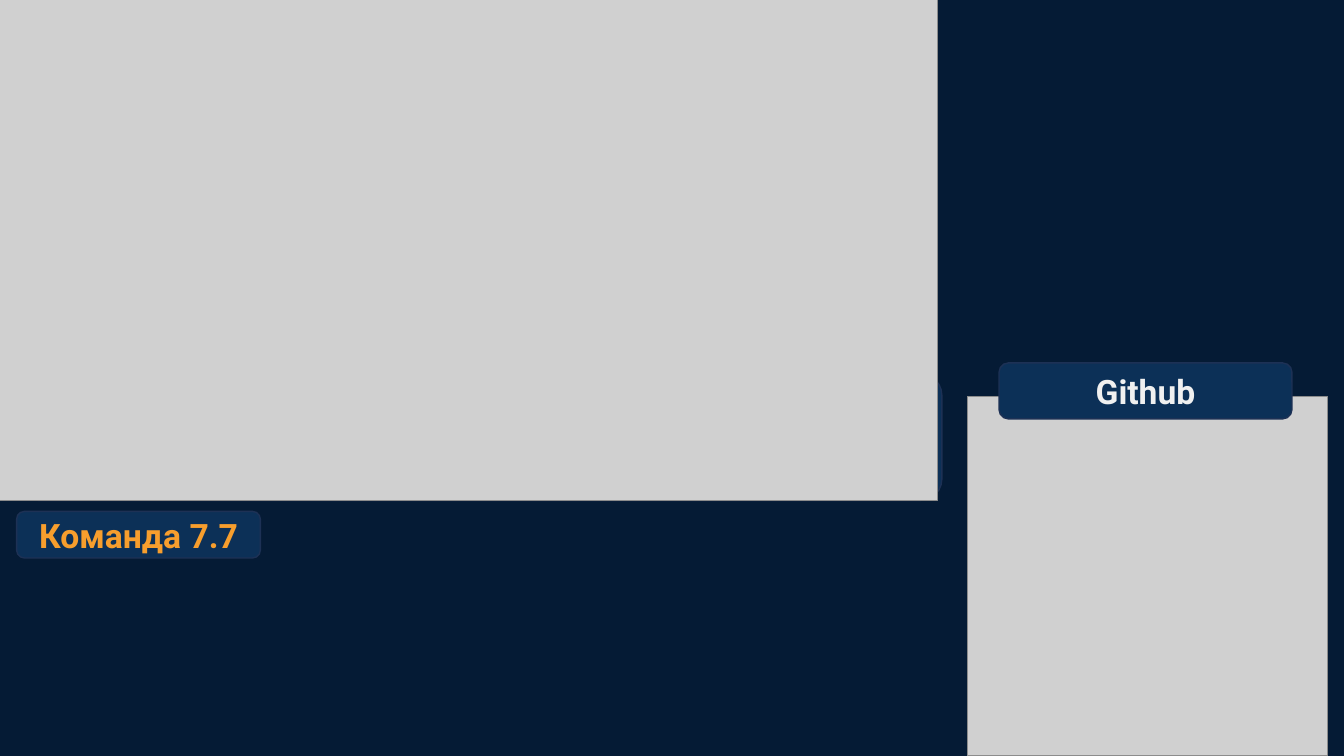
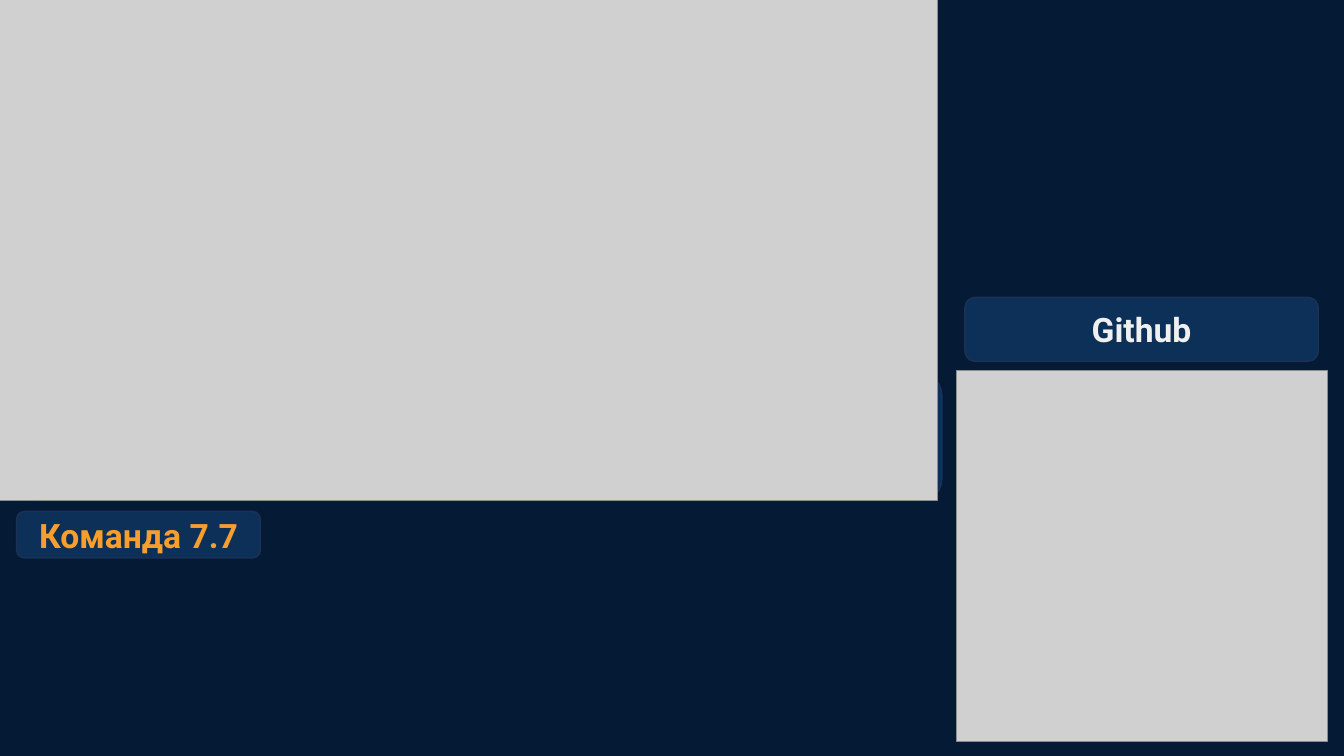
Before and after one commit to ratingus/.github, a slide deck: slide 11 of Docs/Presentation.pptx. Drawn at 1344x756 pixels with LibreOffice and Linux fonts; fonts in the diff are those of the drawing; grey boxes stand for pictures. Boxes give left, top, right and bottom in pixels: in the first picture for what was removed or moved away, otherwise in the second. Text is boxed around its words. In the diff, an @@ line names an element or a change of style, - is before the commit and + after.

```diff
--- a/Docs/Presentation.pptx
+++ b/Docs/Presentation.pptx
@@ rounded rectangle "Github": place and size @@
-rounded rectangle "Github" at box(999, 363, 1293, 419)
+rounded rectangle "Github" at box(965, 297, 1318, 361)
@@ picture: place and size @@
-picture at box(968, 396, 1328, 756)
+picture at box(957, 370, 1328, 741)
```
Also in this commit, not shown: 1 other file.
